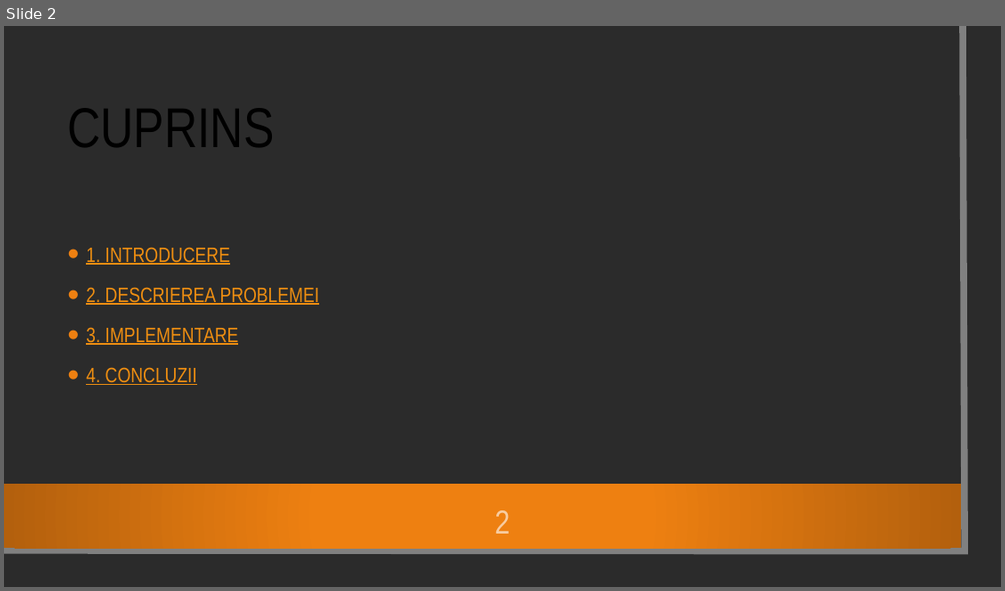
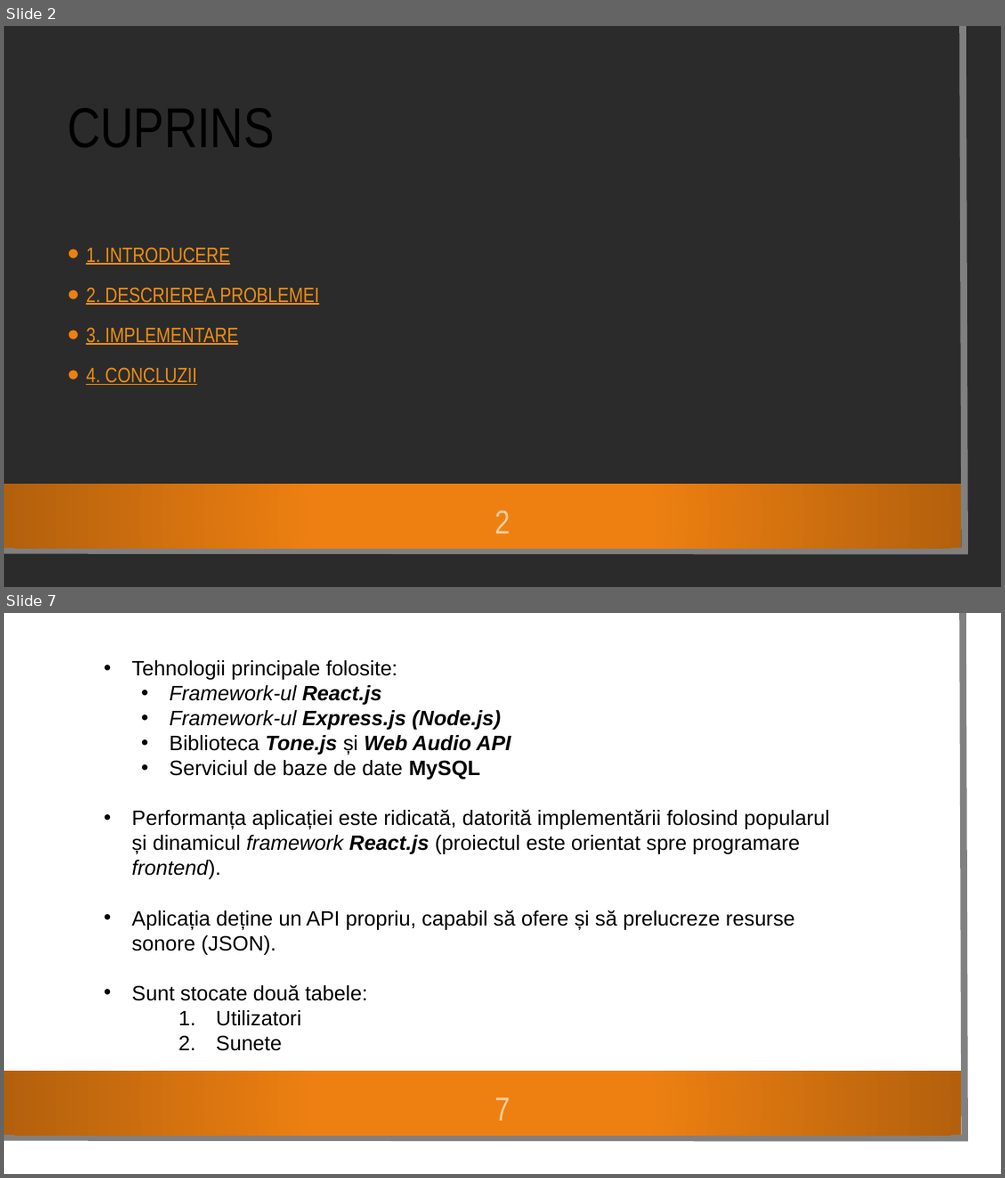
Before and after one commit to paulscutaru/SoundMaker, a slide deck: public/documentation/prezentare.pptx. Shown one above the other, each under a label of ours: slide 2 before the commit, slides 2 and 7 after it; the slides between them are not shown. The pictures are 1005x591 and 1005x1178 pixels, drawn with LibreOffice and Linux fonts; fonts in the diff are those of the drawing; background and template pictures are left out; a plain dark background stands for a picture behind light text. Boxes give left, top, right and bottom in pixels: in the first picture for what was removed or moved away, otherwise in the second. Text is boxed around its words. In the diff, an @@ line names an element or a change of style, - is before the commit and + after.

```diff
--- a/public/documentation/prezentare.pptx
+++ b/public/documentation/prezentare.pptx
@@ slide 7 added at (4, 613, 1001, 1174), background picture (left out); not listed: 3 template elements that a slide beside it also shows @@
@@ text added at (132, 660, 829, 1051), 20 pt, text #000000 @@
+• Tehnologii principale folosite:
+  • Framework-ul React.js
+  • Framework-ul Express.js (Node.js)
+  • Biblioteca Tone.js și Web Audio API
+  • Serviciul de baze de date MySQL
+• Performanța aplicației este ridicată, datorită implementării folosind popularul și dinamicul framework React.js (proiectul este orientat spre programare frontend).
+• Aplicația deține un API propriu, capabil să ofere și să prelucreze resurse sonore (JSON).
+• Sunt stocate două tabele:
+    1. Utilizatori
+    2. Sunete
@@ page number added at (494, 1097, 510, 1120), 32 pt, text #F8CCA0 @@
+7
```
Also in this commit, not shown: 5 slides changed, 3 other files.
